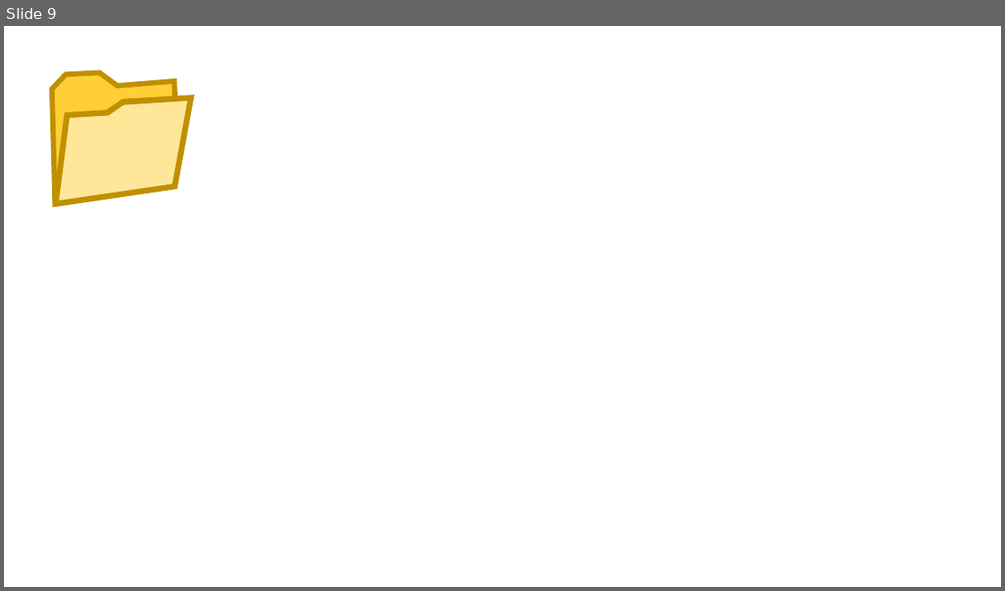
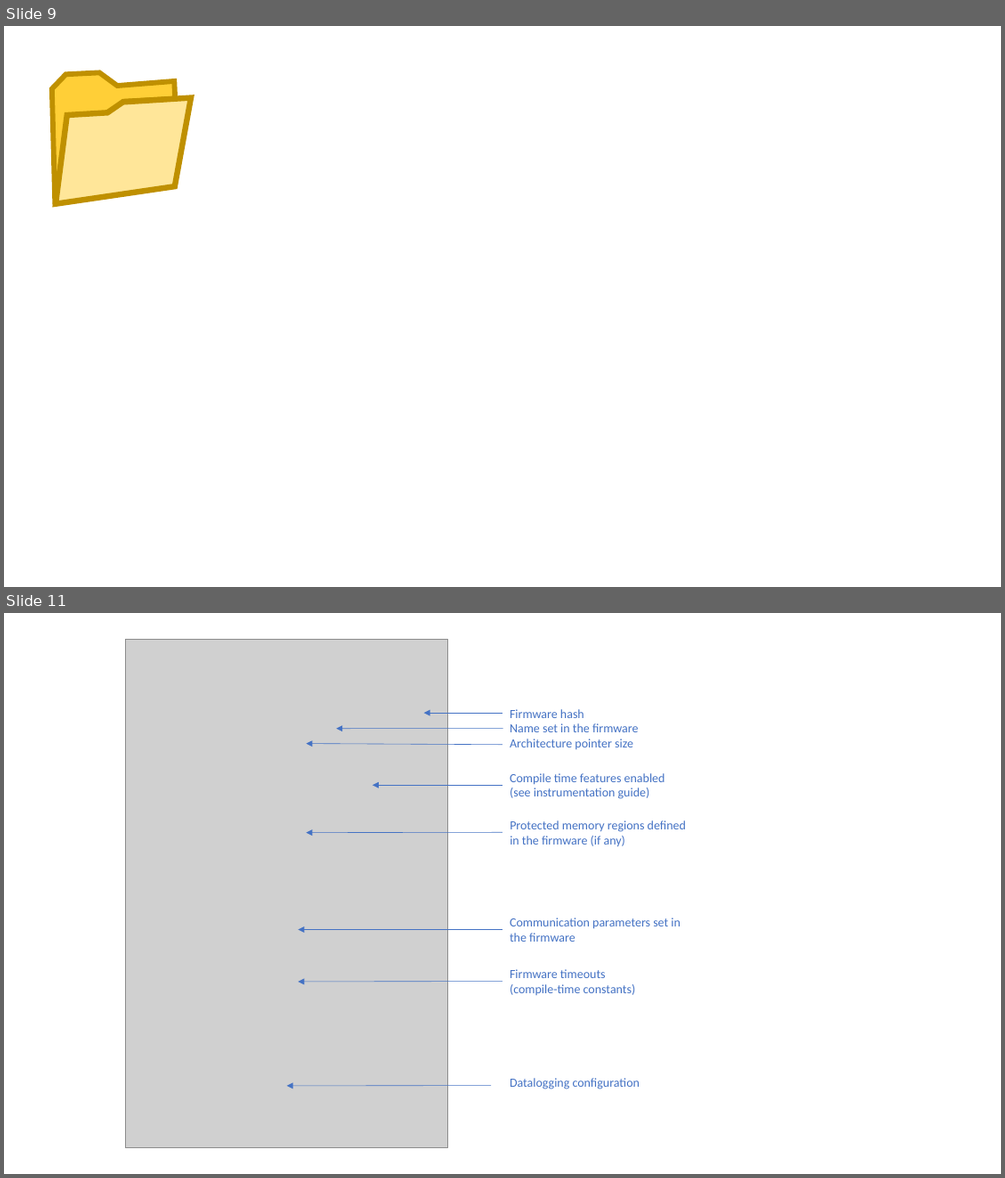
Before and after one commit to scrutinydebugger/scrutiny-devtools, a slide deck: graphics/graphics.pptx. Shown one above the other, each under a label of ours: slide 9 before the commit, slides 9 and 11 after it; the slides between them are not shown. The pictures are 1005x591 and 1005x1178 pixels, drawn with LibreOffice and Linux fonts; fonts in the diff are those of the drawing; grey boxes stand for pictures. Boxes give left, top, right and bottom in pixels: in the first picture for what was removed or moved away, otherwise in the second. Text is boxed around its words. In the diff, an @@ line names an element or a change of style, - is before the commit and + after.

```diff
--- a/graphics/graphics.pptx
+++ b/graphics/graphics.pptx
@@ slide 11 added at (x1=4, y1=613, x2=1001, y2=1174), background #FFFFFF @@
@@ picture added at (x1=125, y1=639, x2=447, y2=1147) @@
@@ arrow added from (502, 714) to (423, 714), #4472C4 0.5 pt @@
@@ text added at (x1=510, y1=709, x2=639, y2=749), 12 pt, text #4472C4 @@
+Firmware hash
+Name set in the firmware
+Architecture pointer size
@@ arrow added from (502, 745) to (306, 744), #4472C4 0.5 pt @@
@@ arrow added from (502, 728) to (336, 728), #4472C4 0.5 pt @@
@@ arrow added from (502, 785) to (372, 785), #4472C4 0.5 pt @@
@@ text added at (x1=510, y1=773, x2=665, y2=799), 12 pt, text #4472C4 @@
+Compile time features enabled
+(see instrumentation guide)
@@ text added at (x1=510, y1=820, x2=686, y2=847), 12 pt, text #4472C4 @@
+Protected memory regions defined in the firmware (if any)
@@ arrow added from (502, 832) to (306, 833), #4472C4 0.5 pt @@
@@ arrow added from (502, 929) to (298, 929), #4472C4 0.5 pt @@
@@ text added at (x1=510, y1=917, x2=680, y2=941), 12 pt, text #4472C4 @@
+Communication parameters set in the firmware
@@ arrow added from (502, 981) to (298, 981), #4472C4 0.5 pt @@
@@ text added at (x1=510, y1=969, x2=636, y2=995), 12 pt, text #4472C4 @@
+Firmware timeouts (compile-time constants)
@@ arrow added from (491, 1086) to (287, 1086), #4472C4 0.5 pt @@
@@ text added at (x1=510, y1=1078, x2=639, y2=1089), 12 pt, text #4472C4 @@
+Datalogging configuration
```
Also in this commit, not shown: 1 other slide added, 1 other file.
